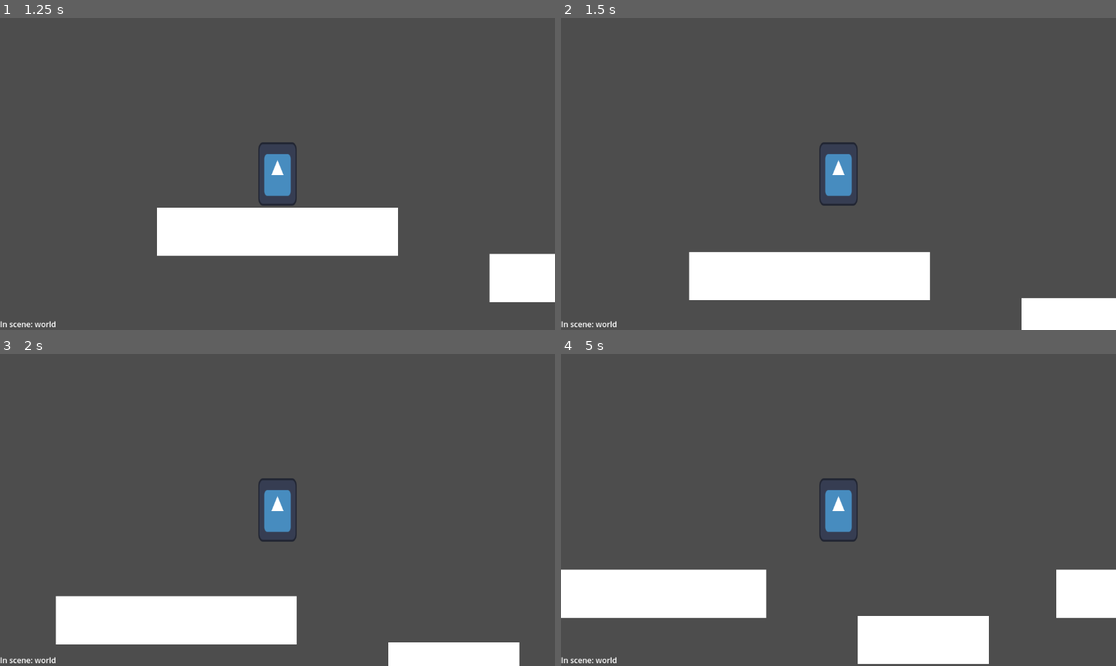
Above: before the commit, frames 1-4 (two rows, left to right).
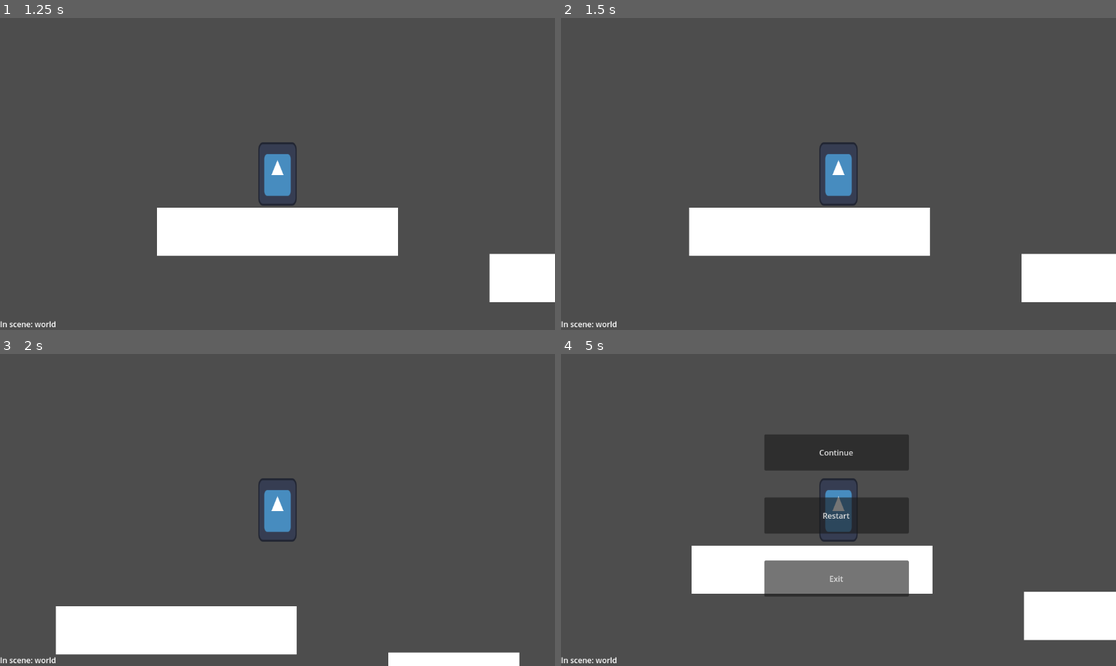
Above: after the commit, the same moments.

Repository: saperate/RatGame
Game: Godot game, scene res://scenes/main_menu.tscn
Same seed, same stepped clock (60 frames per second), same inputs: the game is played once before the commit and once after it. The engine's default icon, where the game draws it, is replaced by a stand-in: a white triangle on a blue panel in a dark square.
Inputs:
- Up to frame 1 (1.25 s): click "Start" at 0.5 s
- Up to frame 2 (1.5 s): tap Enter (ui_accept) at 1.25, 1.35 s; hold D (move_right) from 1.28 s (still down)
- Up to frame 3 (2 s): keep holding D (move_right); tap Space (jump) at 1.52, 1.55, 1.82 s
- Up to frame 4 (5 s): tap Space (jump) at 2.1, 2.27, 2.57, 3.05, 3.77, 4.07, 4.35, 4.52, 4.82 s; tap Enter (ui_accept) at 2.3, 2.85, 3.6 s; release D (move_right) at 2.78 s; hold A (move_left) 2.78-3.53 s; hold D (move_right) from 3.53 s (still down); tap Escape (pause_menu, bound only after the commit) at 4.9 s

Frame 1 is identical in both runs. In frame 2, 16% of the frame differs, in the area x 23-100%, y 60-100%; in frame 3, 3.7%; in frame 4, 23%, in the area x 0-100%, y 25-100%.

Commit message:
Added a pause menu

Diff:
--- a/project.godot
+++ b/project.godot
@@ -32,3 +32,8 @@
 "events": [Object(InputEventKey,"resource_local_to_scene":false,"resource_name":"","device":0,"window_id":0,"alt_pressed":false,"shift_pressed":false,"ctrl_pressed":false,"meta_pressed":false,"pressed":false,"keycode":0,"physical_keycode":32,"key_label":0,"unicode":0,"echo":false,"script":null)
 ]
 }
+pause_menu={
+"deadzone": 0.5,
+"events": [Object(InputEventKey,"resource_local_to_scene":false,"resource_name":"","device":0,"window_id":0,"alt_pressed":false,"shift_pressed":false,"ctrl_pressed":false,"meta_pressed":false,"pressed":false,"keycode":0,"physical_keycode":4194305,"key_label":0,"unicode":0,"echo":false,"script":null)
+]
+}
--- /dev/null
+++ b/scenes/pause_menu.gd
@@ -0,0 +1,15 @@
+extends Control
+
+signal on_continue
+signal on_restart
+
+func _on_continue_button_pressed():
+	on_continue.emit();
+
+func _on_exit_button_pressed():
+	get_tree().quit();
+
+#Sends the restart signal and the continue signal to unpause the game
+func _on_restart_button_pressed():
+	on_restart.emit();
+	on_continue.emit();
--- /dev/null
+++ b/scenes/pause_menu.tscn
@@ -0,0 +1,65 @@
+[gd_scene load_steps=2 format=3 uid="uid://b3jh85dr01hg0"]
+
+[ext_resource type="Script" path="res://scenes/pause_menu.gd" id="1_vcln6"]
+
+[node name="PauseMenu" type="Control"]
+layout_mode = 3
+anchors_preset = 15
+anchor_right = 1.0
+anchor_bottom = 1.0
+grow_horizontal = 2
+grow_vertical = 2
+script = ExtResource("1_vcln6")
+
+[node name="VBoxContainer" type="VBoxContainer" parent="."]
+layout_mode = 1
+anchors_preset = 8
+anchor_left = 0.5
+anchor_top = 0.5
+anchor_right = 0.5
+anchor_bottom = 0.5
+offset_left = -154.0
+offset_top = -160.0
+offset_right = 146.0
+offset_bottom = 140.0
+grow_horizontal = 2
+grow_vertical = 2
+theme_override_constants/separation = 100
+alignment = 1
+
+[node name="ContinueContainer" type="AspectRatioContainer" parent="VBoxContainer"]
+layout_mode = 2
+ratio = 4.0
+stretch_mode = 0
+alignment_vertical = 0
+
+[node name="ContinueButton" type="Button" parent="VBoxContainer/ContinueContainer"]
+layout_mode = 2
+size_flags_vertical = 3
+text = "Continue"
+
+[node name="RestartContainer" type="AspectRatioContainer" parent="VBoxContainer"]
+layout_mode = 2
+ratio = 4.0
+stretch_mode = 0
+alignment_vertical = 0
+
+[node name="RestartButton" type="Button" parent="VBoxContainer/RestartContainer"]
+layout_mode = 2
+size_flags_vertical = 3
+text = "Restart"
+
+[node name="ExitContainer" type="AspectRatioContainer" parent="VBoxContainer"]
+layout_mode = 2
+ratio = 4.0
+stretch_mode = 0
+alignment_vertical = 0
+
+[node name="ExitButton" type="Button" parent="VBoxContainer/ExitContainer"]
+layout_mode = 2
+size_flags_vertical = 3
+text = "Exit"
+
+[connection signal="pressed" from="VBoxContainer/ContinueContainer/ContinueButton" to="." method="_on_continue_button_pressed"]
+[connection signal="pressed" from="VBoxContainer/RestartContainer/RestartButton" to="." method="_on_restart_button_pressed"]
+[connection signal="pressed" from="VBoxContainer/ExitContainer/ExitButton" to="." method="_on_exit_button_pressed"]
--- a/scenes/world.tscn
+++ b/scenes/world.tscn
@@ -1,9 +1,12 @@
-[gd_scene load_steps=3 format=3 uid="uid://2vfr4ddt1fbo"]
+[gd_scene load_steps=5 format=3 uid="uid://2vfr4ddt1fbo"]
 
+[ext_resource type="Script" path="res://scripts/world.gd" id="1_mddsr"]
 [ext_resource type="PackedScene" uid="uid://2ptowfit23xh" path="res://scenes/objects/player.tscn" id="1_s2j7w"]
 [ext_resource type="PackedScene" uid="uid://f2acbw2bcsqm" path="res://scenes/objects/platform.tscn" id="2_d5ry5"]
+[ext_resource type="PackedScene" uid="uid://b3jh85dr01hg0" path="res://scenes/pause_menu.tscn" id="4_hseuk"]
 
 [node name="world" type="Node2D"]
+script = ExtResource("1_mddsr")
 
 [node name="Player" parent="." instance=ExtResource("1_s2j7w")]
 position = Vector2(576, 392)
@@ -22,9 +25,15 @@
 
 [node name="SceneLabelContainer" type="CanvasLayer" parent="."]
 
+[node name="PauseMenu" parent="SceneLabelContainer" instance=ExtResource("4_hseuk")]
+visible = false
+
 [node name="SceneLabel" type="Label" parent="SceneLabelContainer"]
 offset_top = 624.0
 offset_right = 275.0
 offset_bottom = 647.0
 text = "In scene: world"
 vertical_alignment = 1
+
+[connection signal="on_continue" from="SceneLabelContainer/PauseMenu" to="." method="_on_pause_menu_continue"]
+[connection signal="on_restart" from="SceneLabelContainer/PauseMenu" to="." method="_on_pause_menu_restart"]
--- a/scripts/player.gd
+++ b/scripts/player.gd
@@ -25,7 +25,7 @@
 		velocity.y += gravity * delta
 
 	# Handle jump.
-	if Input.is_action_just_pressed("ui_accept") and is_on_floor():
+	if Input.is_action_just_pressed("jump") and is_on_floor():
 		velocity.y = JUMP_VELOCITY
 
 
--- /dev/null
+++ b/scripts/world.gd
@@ -0,0 +1,25 @@
+extends Node2D
+
+@onready var pause_menu = $SceneLabelContainer/PauseMenu
+var paused = false;
+
+
+func _input(ev):
+	if Input.is_action_just_pressed("pause_menu"):
+		pause();
+
+func pause():
+	if paused:
+		pause_menu.hide();
+		Engine.time_scale = 1
+	else:
+		pause_menu.show();
+		Engine.time_scale = 0
+	paused = !paused
+
+
+func _on_pause_menu_continue():
+	pause();
+
+func _on_pause_menu_restart():
+	get_tree().reload_current_scene();
